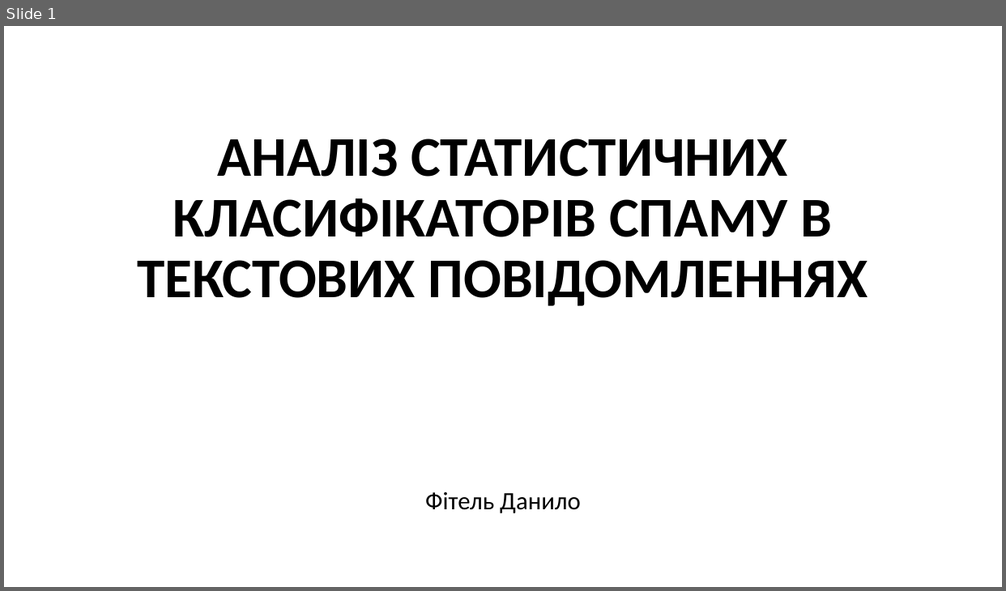
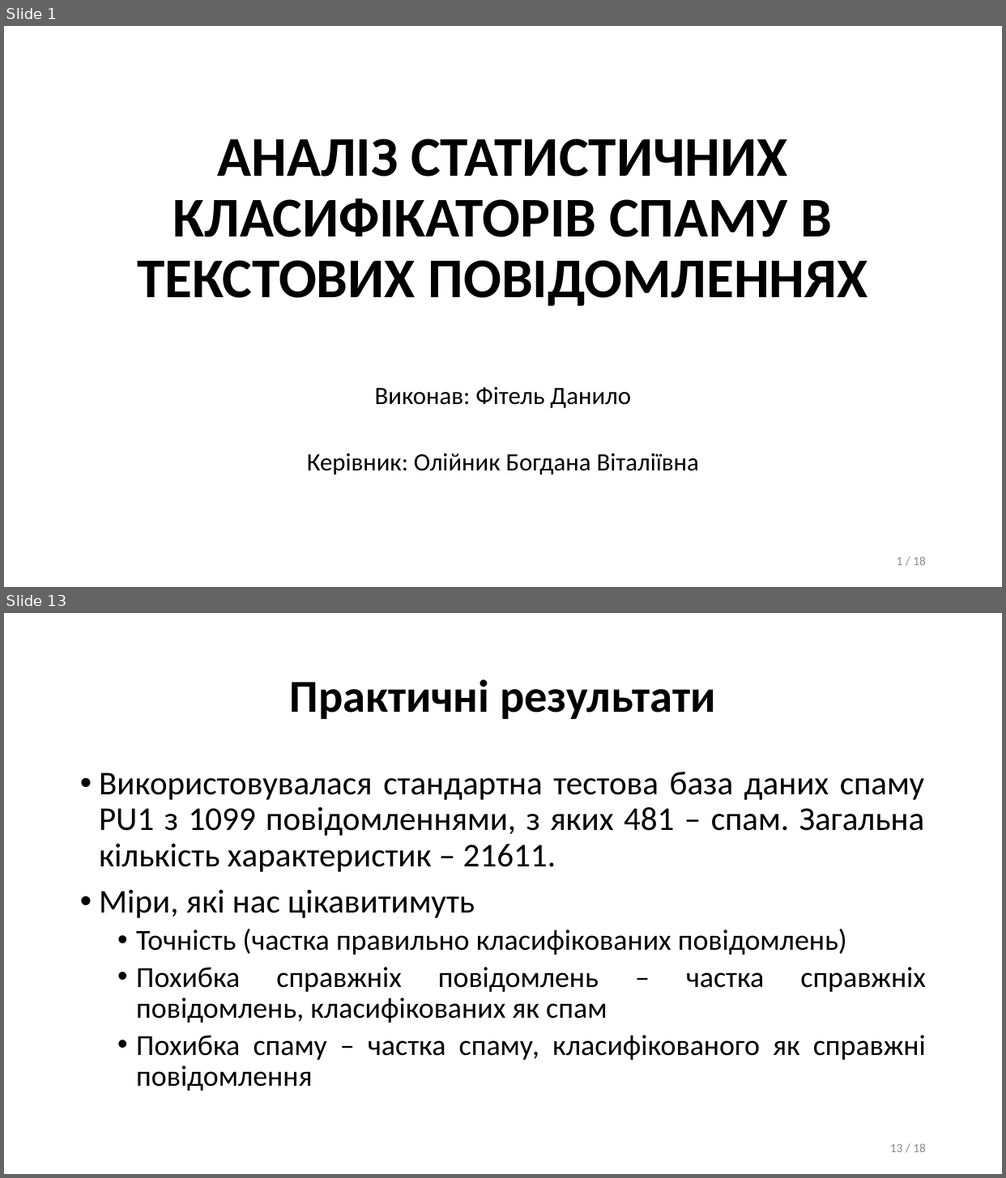
Before and after one commit to danylofitel/Pinocchio, a slide deck: fitel_presentation/Analysis of Statistical Spam Classifiers for Text Messages.pptx. Shown one above the other, each under a label of ours: slide 1 before the commit, slides 1 and 13 after it; the slides between them are not shown. The pictures are 1006x591 and 1006x1178 pixels, drawn with LibreOffice and Linux fonts; fonts in the diff are those of the drawing. Boxes give left, top, right and bottom in pixels: in the first picture for what was removed or moved away, otherwise in the second. Text is boxed around its words. In the diff, an @@ line names an element or a change of style, - is before the commit and + after.

```diff
--- a/fitel_presentation/Analysis of Statistical Spam Classifiers for Text Messages.pptx
+++ b/fitel_presentation/Analysis of Statistical Spam Classifiers for Text Messages.pptx
@@ slide 13 added at (4,613,1002,1174), background #FFFFFF @@
@@ title added at (290,679,715,719), 44 pt, text #000000, bold @@
+Практичні результати
@@ text added at (99,772,926,1091), 28 pt, text #000000 @@
+• Використовувалася стандартна тестова база даних спаму PU1 з 1099 повідомленнями, з яких 481 – спам. Загальна кількість характеристик – 21611.
+• Міри, які нас цікавитимуть
+  • Точність (частка правильно класифікованих повідомлень)
+  • Похибка справжніх повідомлень – частка справжніх повідомлень, класифікованих як спам
+  • Похибка спаму – частка спаму, класифікованого як справжні повідомлення
@@ page number added at (890,1144,926,1152), 12 pt, text #8C8C8C @@
+13 / 18
@@ slide 1 changed as well @@
@@ subtitle at (375,387,631,408): text changed @@
-Фітель Данило
+Виконав: Фітель Данило
@@ text added at (307,454,699,475), 24 pt, text #000000 @@
+Керівник: Олійник Богдана Віталіївна
@@ page number added at (897,557,926,565), 12 pt, text #8C8C8C @@
+1 / 18
```
Also in this commit, not shown: 1 other slide changed, 15 other slides added, 3 slides removed.
